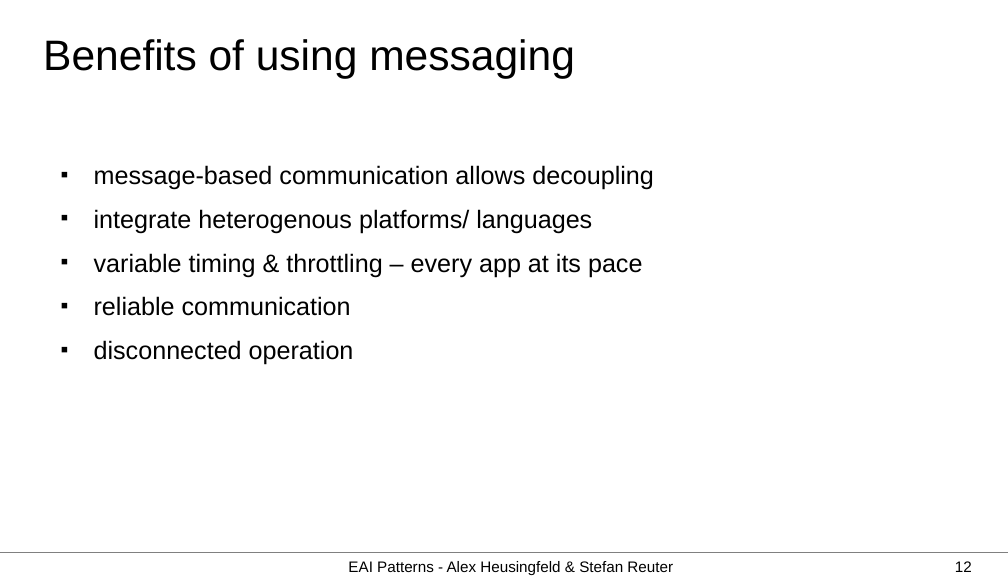
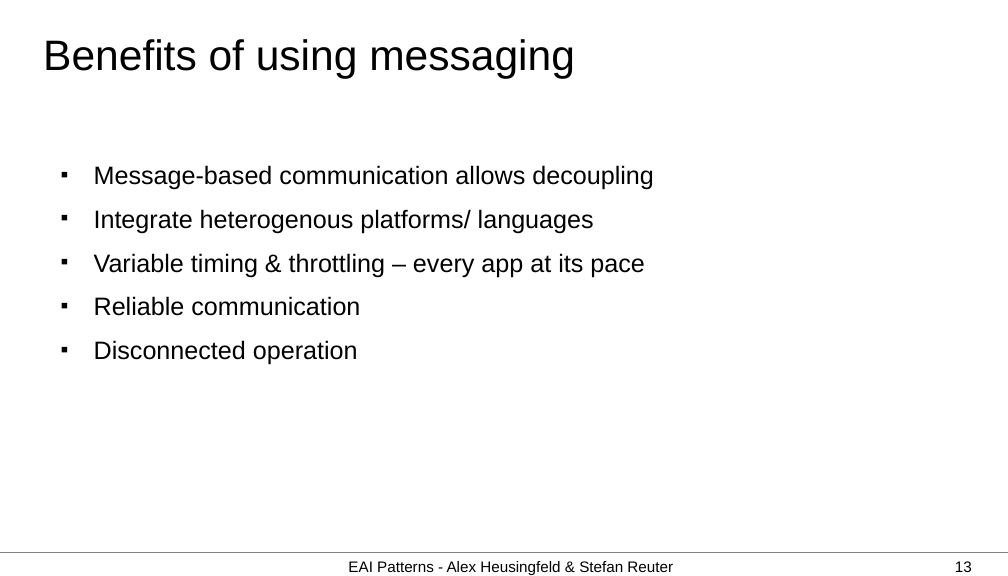
Before and after one commit to aheusingfeld/javaone2012, a slide deck: slide 13 of slides/eai-slides.odp (slide 12 before the commit). Drawn at 1008x576 pixels with LibreOffice and Linux fonts; fonts in the diff are those of the drawing. Boxes give left, top, right and bottom in pixels: in the first picture for what was removed or moved away, otherwise in the second. Text is boxed around its words. In the diff, an @@ line names an element or a change of style, - is before the commit and + after.

```diff
--- a/slides/eai-slides.odp
+++ b/slides/eai-slides.odp
@@ text at [94,165,654,365]: text changed @@
-■ message-based communication allows decoupling
-■ integrate heterogenous platforms/ languages
-■ variable timing & throttling – every app at its pace
-■ reliable communication
-■ disconnected operation
+■ Message-based communication allows decoupling
+■ Integrate heterogenous platforms/ languages
+■ Variable timing & throttling – every app at its pace
+■ Reliable communication
+■ Disconnected operation
@@ page number at [955,561,972,572]: text changed @@
-12
+13
```
Also in this commit, not shown: 8 other slides changed, 8 slides added.
